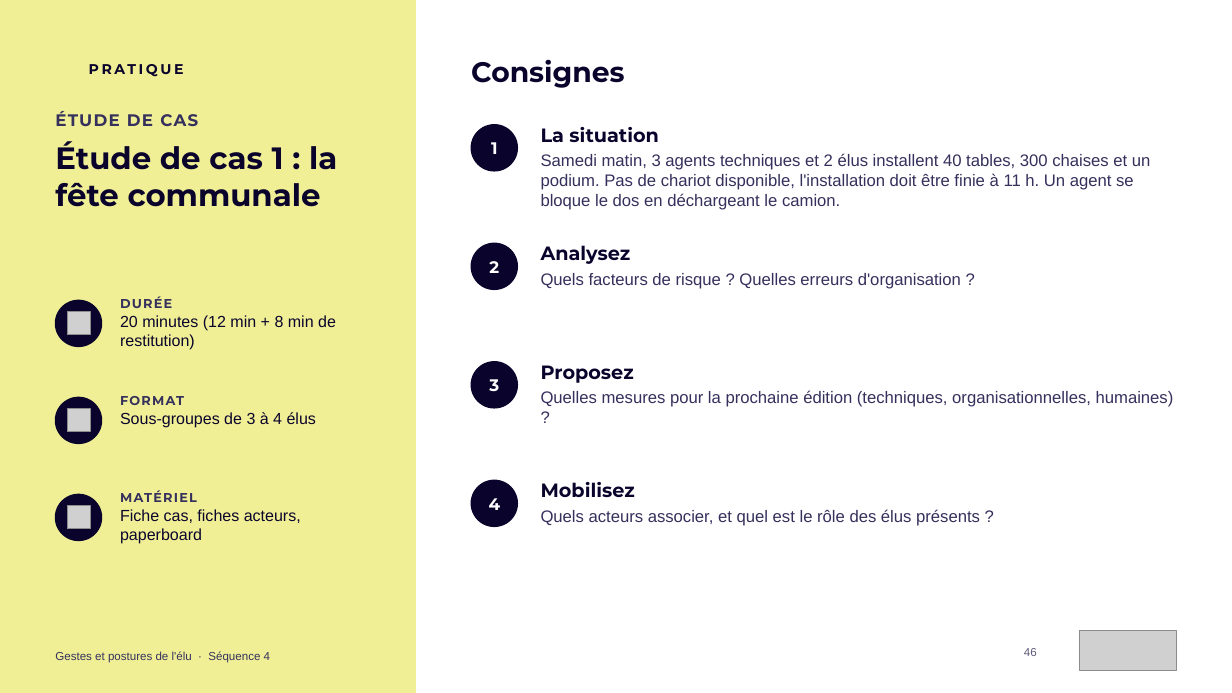
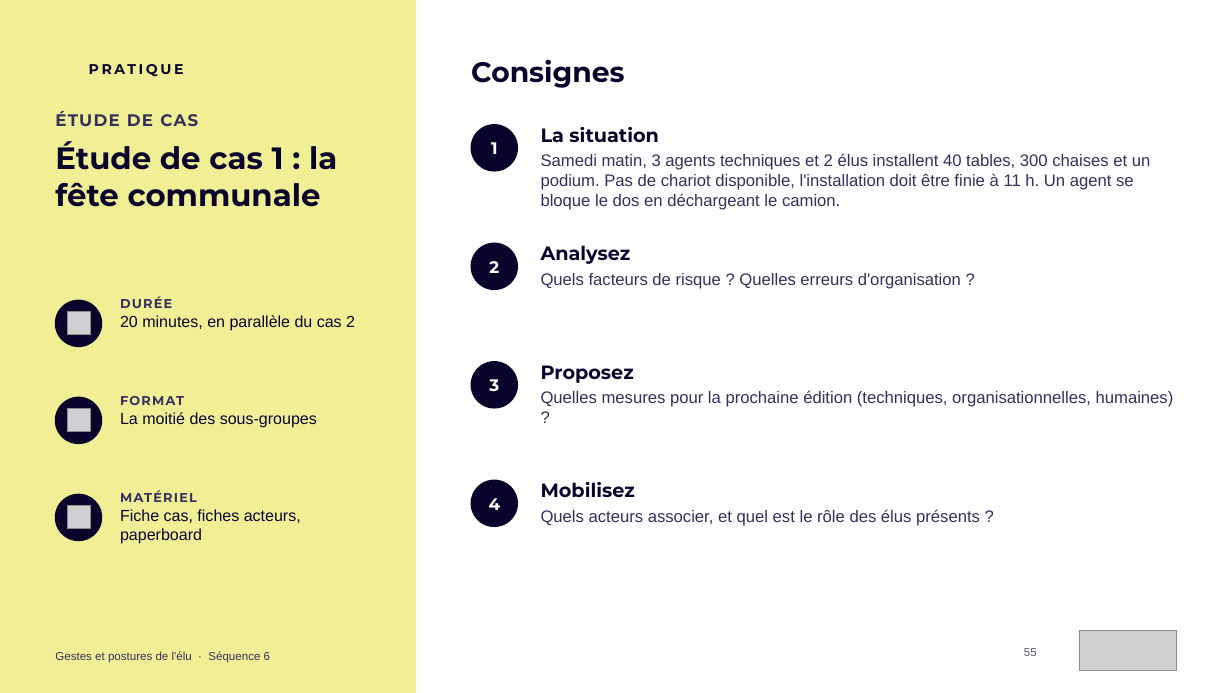
Before and after one commit to maxencedruellefourniez-prog/jefferco-pellets-prospects, a slide deck: slide 55 of formations/Formation_Gestes_et_postures_de_l_elu_ENMA.pptx (slide 46 before the commit). Drawn at 1232x693 pixels with LibreOffice and Linux fonts; fonts in the diff are those of the drawing; grey boxes stand for pictures. Boxes give left, top, right and bottom in pixels: in the first picture for what was removed or moved away, otherwise in the second. Text is boxed around its words. In the diff, an @@ line names an element or a change of style, - is before the commit and + after.

```diff
--- a/formations/Formation_Gestes_et_postures_de_l_elu_ENMA.pptx
+++ b/formations/Formation_Gestes_et_postures_de_l_elu_ENMA.pptx
@@ text at bbox=[120, 315, 355, 331]: text changed @@
-20 minutes (12 min + 8 min de restitution)
+20 minutes, en parallèle du cas 2
@@ text at bbox=[120, 412, 317, 428]: text changed @@
-Sous-groupes de 3 à 4 élus
+La moitié des sous-groupes
@@ text at bbox=[55, 651, 270, 663]: text changed @@
-Gestes et postures de l'élu · Séquence 4
+Gestes et postures de l'élu · Séquence 6
@@ page number at bbox=[1024, 648, 1037, 656]: text changed @@
-46
+55
```
Also in this commit, not shown: 43 other slides changed, 10 slides added, 1 other file.
